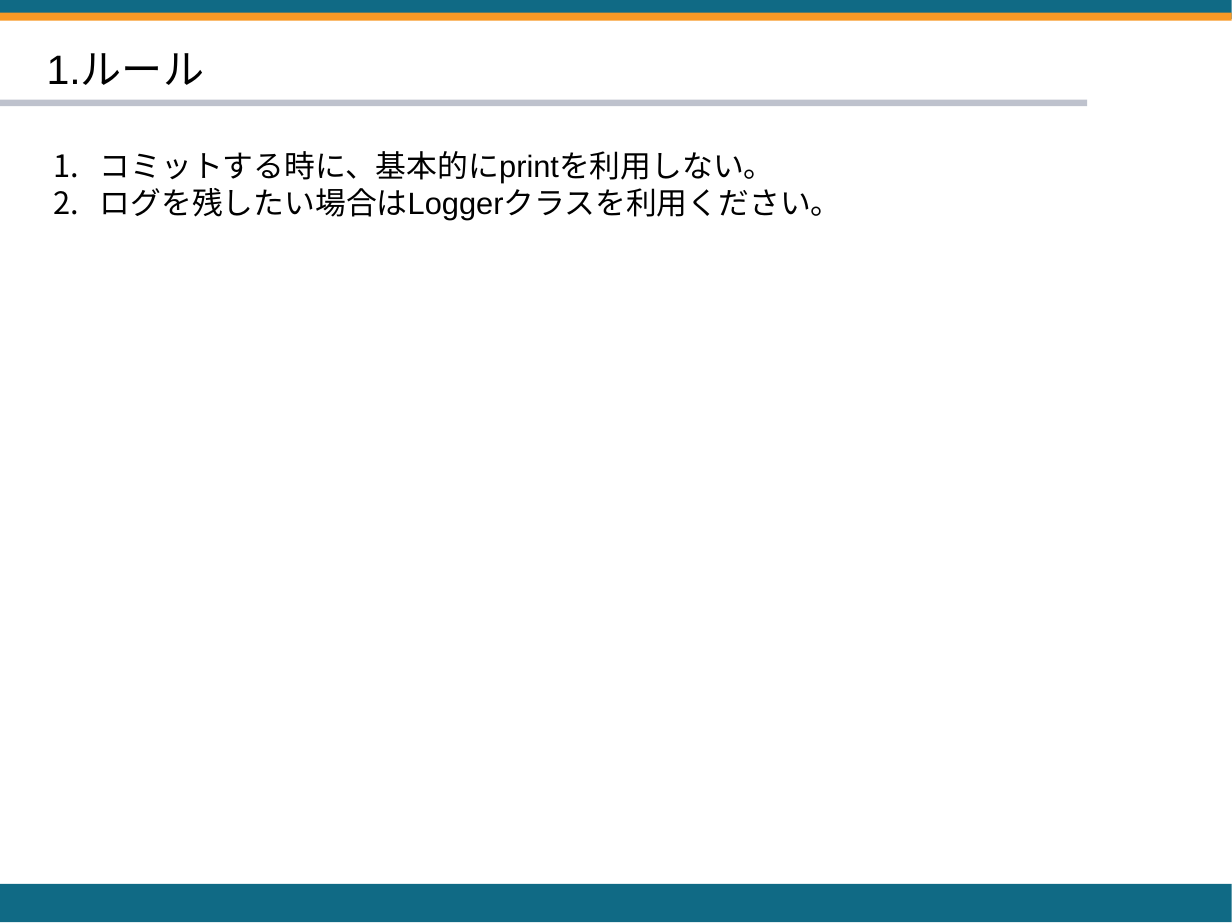
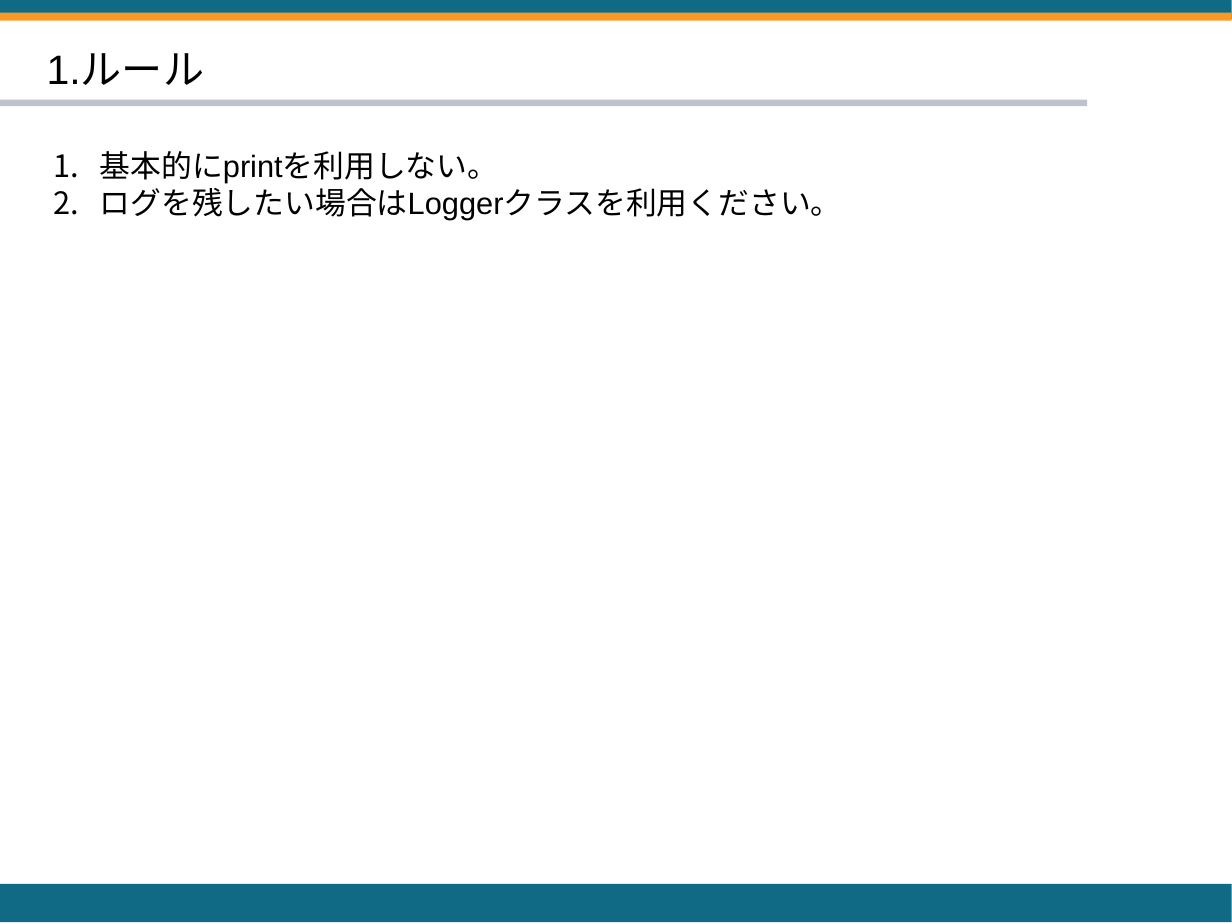
Before and after one commit to HACHIX-CORPORATION/CodingRules, a slide deck: slide 2 of ログルール/Webシステムのログルール.pptx. Drawn at 1232x924 pixels with LibreOffice and Linux fonts; fonts in the diff are those of the drawing. Boxes give left, top, right and bottom in pixels: in the first picture for what was removed or moved away, otherwise in the second. Text is boxed around its words. In the diff, an @@ line names an element or a change of style, - is before the commit and + after.

```diff
--- a/ログルール/Webシステムのログルール.pptx
+++ b/ログルール/Webシステムのログルール.pptx
@@ text at (100,151,499,184): text changed @@
-1. コミットする時に、基本的にprintを利用しない。
+1. 基本的にprintを利用しない。
```
Also in this commit, not shown: 1 other slide changed, 1 slide added, 1 other file.
